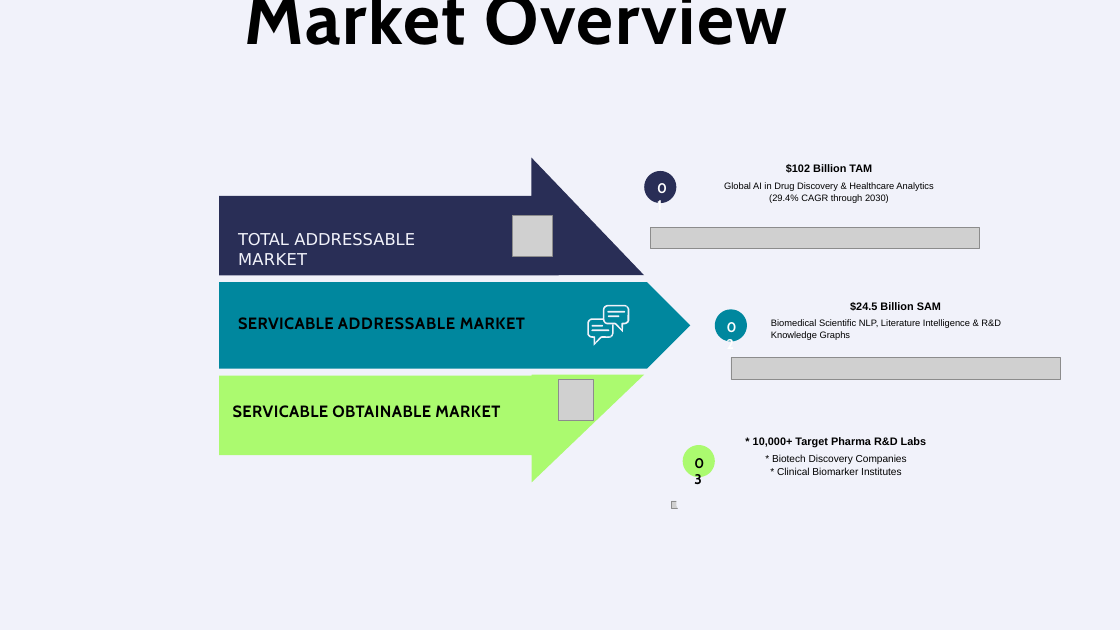
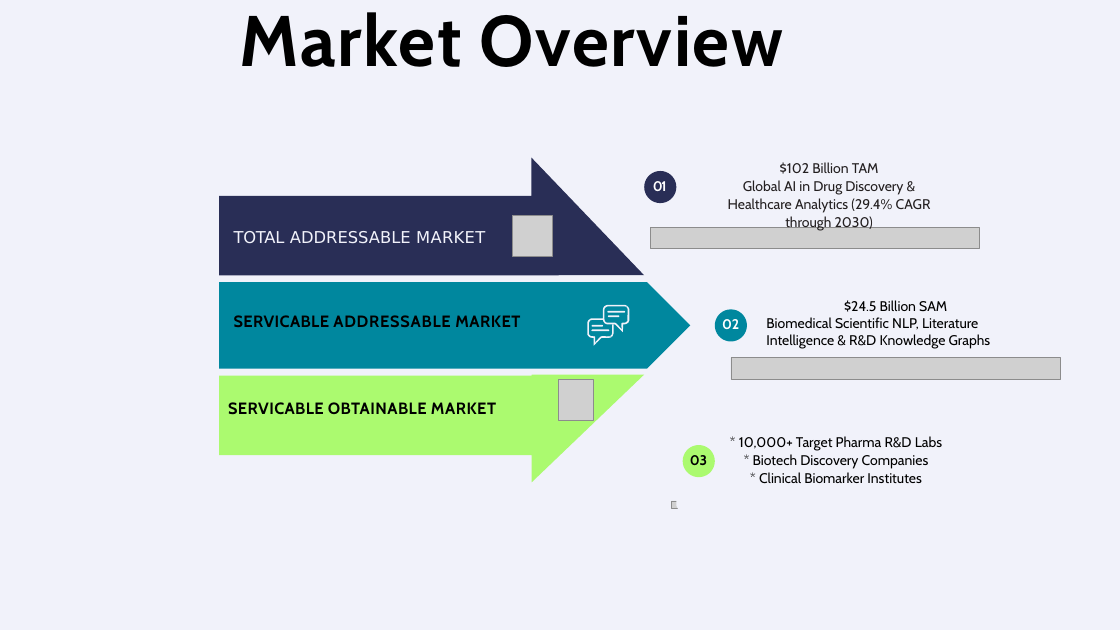
Before and after one commit to StoneSpectre/BIOQUORA, a slide deck: slide 3 of Investors Pitch Deck (Optimized).pptx. Drawn at 1120x630 pixels with LibreOffice and Linux fonts; fonts in the diff are those of the drawing; grey boxes stand for pictures. Boxes give left, top, right and bottom in pixels: in the first picture for what was removed or moved away, otherwise in the second. Text is boxed around its words. In the diff, an @@ line names an element or a change of style, - is before the commit and + after.

Commit message:
feat: scan original PPT font families (Tahoma, Verdana, Roboto, Lucida Sans Unicode, Arial Black) and apply exact style preserving edit

```diff
--- a/Investors Pitch Deck (Optimized).pptx
+++ b/Investors Pitch Deck (Optimized).pptx
@@ 6 texts, 1 title moved together from (x1=233, y1=0, x2=787, y2=469) to (x1=228, y1=12, x2=783, y2=465) @@
@@ text "$102 Billion TAM" at (x1=728, y1=162, x2=931, y2=231): size 14 to 18 pt, bold off in "$102 Billion TAM"; font Arial to Cabin, text colour #000000 to #231F20; size 12 to 18 pt in "Global AI in Drug Discovery & Healthcare ..."; less space between paragraphs @@
@@ text "$24.5 Billion SAM" at (x1=766, y1=300, x2=991, y2=349): size 14 to 18 pt, text colour #000000 to none, bold off in "$24.5 Billion SAM"; font Arial to Cabin; size 12 to 18 pt in "Biomedical Scientific NLP, Literature Intelligence & R&D ..."; less space between paragraphs @@
@@ text "* 10,000+ Target Pharma R&D ..." at (x1=739, y1=436, x2=942, y2=484): size 14 to 18 pt, text colour #000000 to none, bold off in "* 10,000+ Target Pharma R&D Labs"; font Arial to Cabin; size 13 to 18 pt in "* Biotech Discovery Companies", "* Clinical Biomarker Institutes"; less space between paragraphs @@
```
Also in this commit, not shown: 7 other slides changed, 2 other files.
